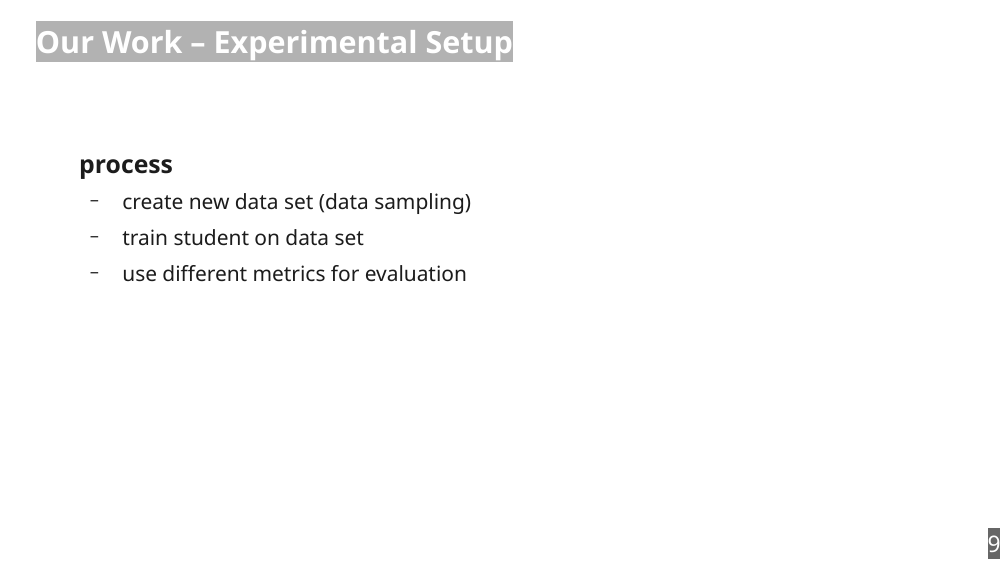
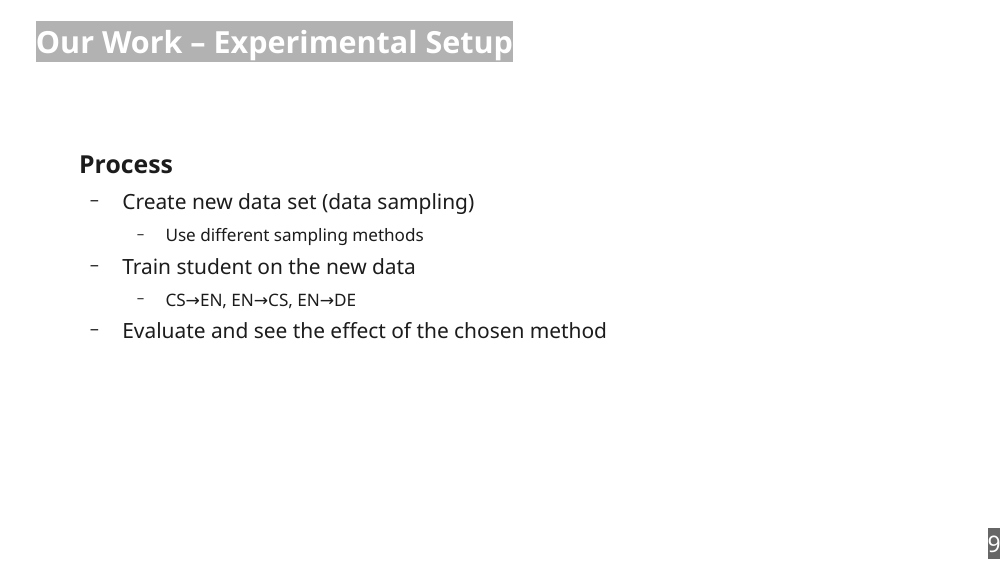
Before and after one commit to zouharvi/reference-mt-distill, a slide deck: slide 9 of meta/final_presentation.odp. Drawn at 1008x567 pixels with LibreOffice and Linux fonts; fonts in the diff are those of the drawing. Boxes give left, top, right and bottom in pixels: in the first picture for what was removed or moved away, otherwise in the second. Text is boxed around its words. In the diff, an @@ line names an element or a change of style, - is before the commit and + after.

```diff
--- a/meta/final_presentation.odp
+++ b/meta/final_presentation.odp
@@ text at <box>79,155,607,339</box>: text changed @@
-process
-  − create new data set (data sampling)
-  − train student on data set
-  − use different metrics for evaluation
+Process
+  − Create new data set (data sampling)
+    − Use different sampling methods
+  − Train student on the new data
+    − CS→EN, EN→CS, EN→DE
+  − Evaluate and see the effect of the chosen method
```
Also in this commit, not shown: 13 other slides changed.
